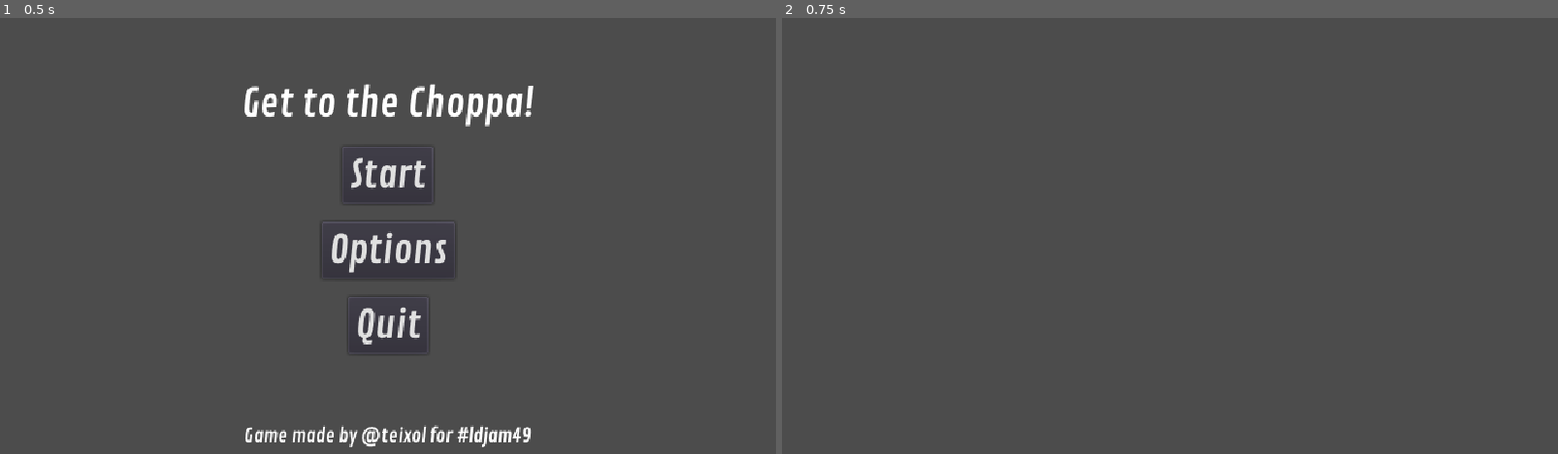
Above: before the commit, frames 1-2 (left to right).
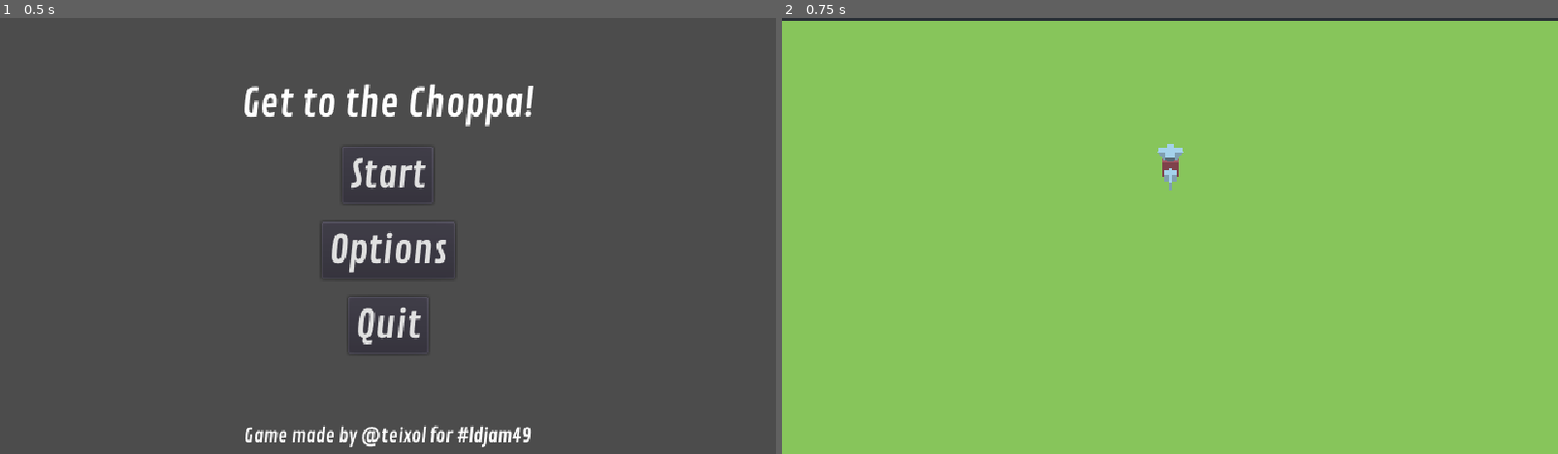
Above: after the commit, the same moments.

Repository: guilhermehto/chopper-rescue
Game: Godot game, scene res://interface/MainMenu.tscn
Same seed, same stepped clock (60 frames per second), same inputs: the game is played once before the commit and once after it.
Inputs:
- Up to frame 1 (0.5 s): no input
- Up to frame 2 (0.75 s): click "Start" at 0.5 s

Frame 1 is identical in both runs. In frame 2, 100% of the frame differs, in the area x 0-100%, y 0-100%.

Commit message:
Add input map

Diff:
--- /dev/null
+++ b/entities/chopper/Chopper.gd
@@ -0,0 +1,2 @@
+extends KinematicBody
+class_name Chopper
--- /dev/null
+++ b/entities/chopper/Chopper.tscn
@@ -0,0 +1,43 @@
+[gd_scene load_steps=6 format=2]
+
+[ext_resource path="res://entities/chopper/Chopper.gd" type="Script" id=1]
+
+[sub_resource type="CubeMesh" id=1]
+size = Vector3( 1.5, 2, 4 )
+
+[sub_resource type="CubeMesh" id=2]
+size = Vector3( 0.4, 1, 3 )
+
+[sub_resource type="PrismMesh" id=3]
+size = Vector3( 3, 2, 1 )
+
+[sub_resource type="BoxShape" id=4]
+extents = Vector3( 1, 1, 3 )
+
+[node name="Chopper" type="KinematicBody"]
+script = ExtResource( 1 )
+
+[node name="Mesh" type="Spatial" parent="."]
+
+[node name="MeshInstance" type="MeshInstance" parent="Mesh"]
+mesh = SubResource( 1 )
+material/0 = null
+
+[node name="MeshInstance2" type="MeshInstance" parent="Mesh"]
+transform = Transform( 1, 0, 0, 0, 1, 0, 0, 0, 1, 0, 1, 3 )
+mesh = SubResource( 2 )
+material/0 = null
+
+[node name="MeshInstance3" type="MeshInstance" parent="Mesh"]
+transform = Transform( -1, 8.74228e-08, 0, -8.74228e-08, -1, 0, 0, 0, 1, 0, 2, 0 )
+mesh = SubResource( 3 )
+material/0 = null
+
+[node name="MeshInstance4" type="MeshInstance" parent="Mesh"]
+transform = Transform( 4.37114e-08, -3.82137e-15, 1, -8.74228e-08, -1, 0, 1, -8.74228e-08, -4.37114e-08, 0, 2, 0 )
+mesh = SubResource( 3 )
+material/0 = null
+
+[node name="CollisionShape" type="CollisionShape" parent="."]
+transform = Transform( 1, 0, 0, 0, 1, 0, 0, 0, 1, 0, 0, 1 )
+shape = SubResource( 4 )
--- a/game/Game.tscn
+++ b/game/Game.tscn
@@ -1,5 +1,33 @@
-[gd_scene format=2]
+[gd_scene load_steps=6 format=2]
+
+[ext_resource path="res://entities/chopper/Chopper.tscn" type="PackedScene" id=1]
+
+[sub_resource type="PlaneMesh" id=1]
+size = Vector2( 500, 500 )
+
+[sub_resource type="SpatialMaterial" id=2]
+albedo_color = Color( 0.819608, 0.929412, 0.388235, 1 )
+metallic_specular = 0.0
+
+[sub_resource type="CubeMesh" id=3]
+
+[sub_resource type="SpatialMaterial" id=4]
+albedo_color = Color( 1, 0.419608, 0.419608, 1 )
 
 [node name="Game" type="Node"]
 
-[node name="Spatial" type="Spatial" parent="."]
+[node name="Ground" type="Spatial" parent="."]
+
+[node name="MeshInstance" type="MeshInstance" parent="Ground"]
+mesh = SubResource( 1 )
+material/0 = SubResource( 2 )
+
+[node name="Cube" type="MeshInstance" parent="Ground"]
+transform = Transform( 1, 0, 0, 0, 1, 0, 0, 0, 1, 0, 1, 0 )
+mesh = SubResource( 3 )
+material/0 = SubResource( 4 )
+
+[node name="Camera" type="Camera" parent="."]
+transform = Transform( 1, 0, 0, 0, 0.707107, 0.707107, 0, -0.707107, 0.707107, 0, 21.858, 33.217 )
+
+[node name="Chopper" parent="." instance=ExtResource( 1 )]
--- a/project.godot
+++ b/project.godot
@@ -7,6 +7,16 @@
 ;   param=value ; assign values to parameters
 
 config_version=4
+
+_global_script_classes=[ {
+"base": "KinematicBody",
+"class": "Chopper",
+"language": "GDScript",
+"path": "res://entities/chopper/Chopper.gd"
+} ]
+_global_script_class_icons={
+"Chopper": ""
+}
 
 [application]
 
@@ -23,6 +33,57 @@
 window/stretch/mode="viewport"
 window/stretch/aspect="keep"
 
+[input]
+
+collective_up={
+"deadzone": 0.5,
+"events": [ Object(InputEventKey,"resource_local_to_scene":false,"resource_name":"","device":0,"alt":false,"shift":false,"control":false,"meta":false,"command":false,"pressed":false,"scancode":87,"unicode":0,"echo":false,"script":null)
+, Object(InputEventJoypadButton,"resource_local_to_scene":false,"resource_name":"","device":0,"button_index":0,"pressure":0.0,"pressed":false,"script":null)
+ ]
+}
+collective_down={
+"deadzone": 0.5,
+"events": [ Object(InputEventKey,"resource_local_to_scene":false,"resource_name":"","device":0,"alt":false,"shift":false,"control":false,"meta":false,"command":false,"pressed":false,"scancode":83,"unicode":0,"echo":false,"script":null)
+, Object(InputEventJoypadButton,"resource_local_to_scene":false,"resource_name":"","device":0,"button_index":2,"pressure":0.0,"pressed":false,"script":null)
+ ]
+}
+pedal_left={
+"deadzone": 0.5,
+"events": [ Object(InputEventJoypadMotion,"resource_local_to_scene":false,"resource_name":"","device":0,"axis":6,"axis_value":1.0,"script":null)
+, Object(InputEventKey,"resource_local_to_scene":false,"resource_name":"","device":0,"alt":false,"shift":false,"control":false,"meta":false,"command":false,"pressed":false,"scancode":81,"unicode":0,"echo":false,"script":null)
+ ]
+}
+pedal_right={
+"deadzone": 0.5,
+"events": [ Object(InputEventJoypadMotion,"resource_local_to_scene":false,"resource_name":"","device":0,"axis":7,"axis_value":1.0,"script":null)
+, Object(InputEventKey,"resource_local_to_scene":false,"resource_name":"","device":0,"alt":false,"shift":false,"control":false,"meta":false,"command":false,"pressed":false,"scancode":69,"unicode":0,"echo":false,"script":null)
+ ]
+}
+cyclic_forward={
+"deadzone": 0.5,
+"events": [ Object(InputEventKey,"resource_local_to_scene":false,"resource_name":"","device":0,"alt":false,"shift":false,"control":false,"meta":false,"command":false,"pressed":false,"scancode":16777232,"unicode":0,"echo":false,"script":null)
+, Object(InputEventJoypadMotion,"resource_local_to_scene":false,"resource_name":"","device":0,"axis":1,"axis_value":-1.0,"script":null)
+ ]
+}
+cyclic_backward={
+"deadzone": 0.5,
+"events": [ Object(InputEventKey,"resource_local_to_scene":false,"resource_name":"","device":0,"alt":false,"shift":false,"control":false,"meta":false,"command":false,"pressed":false,"scancode":16777234,"unicode":0,"echo":false,"script":null)
+, Object(InputEventJoypadMotion,"resource_local_to_scene":false,"resource_name":"","device":0,"axis":1,"axis_value":1.0,"script":null)
+ ]
+}
+cyclic_left={
+"deadzone": 0.5,
+"events": [ Object(InputEventKey,"resource_local_to_scene":false,"resource_name":"","device":0,"alt":false,"shift":false,"control":false,"meta":false,"command":false,"pressed":false,"scancode":16777231,"unicode":0,"echo":false,"script":null)
+, Object(InputEventJoypadMotion,"resource_local_to_scene":false,"resource_name":"","device":0,"axis":0,"axis_value":-1.0,"script":null)
+ ]
+}
+cyclic_right={
+"deadzone": 0.5,
+"events": [ Object(InputEventKey,"resource_local_to_scene":false,"resource_name":"","device":0,"alt":false,"shift":false,"control":false,"meta":false,"command":false,"pressed":false,"scancode":16777233,"unicode":0,"echo":false,"script":null)
+, Object(InputEventJoypadMotion,"resource_local_to_scene":false,"resource_name":"","device":0,"axis":0,"axis_value":1.0,"script":null)
+ ]
+}
+
 [physics]
 
 common/enable_pause_aware_picking=true
